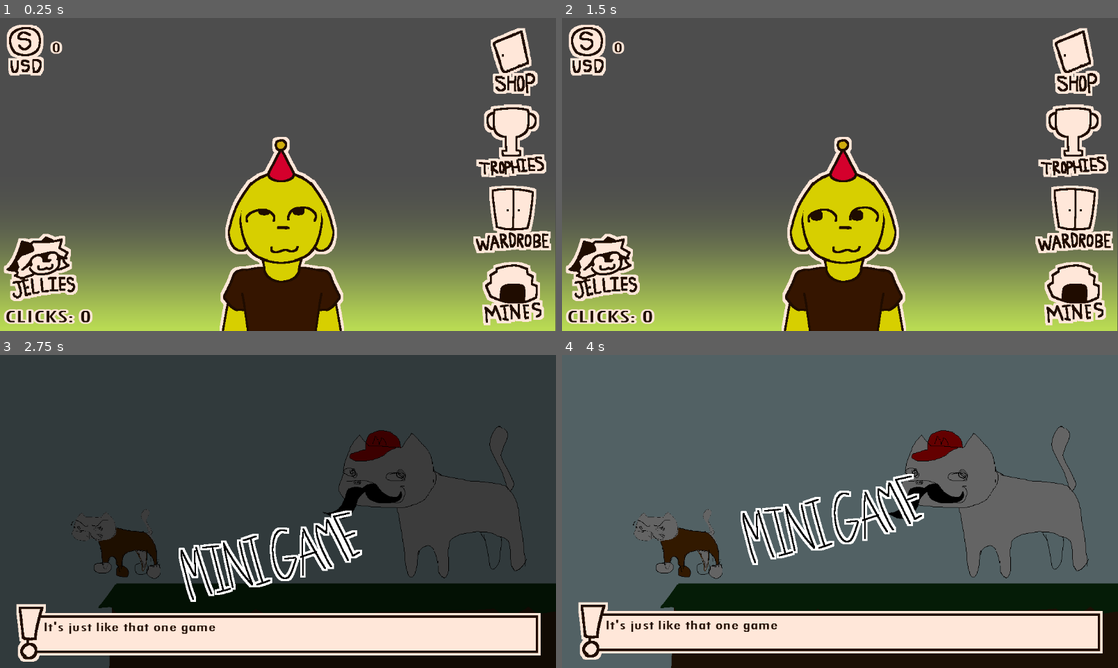
Above: before the commit, frames 1-4 (two rows, left to right).
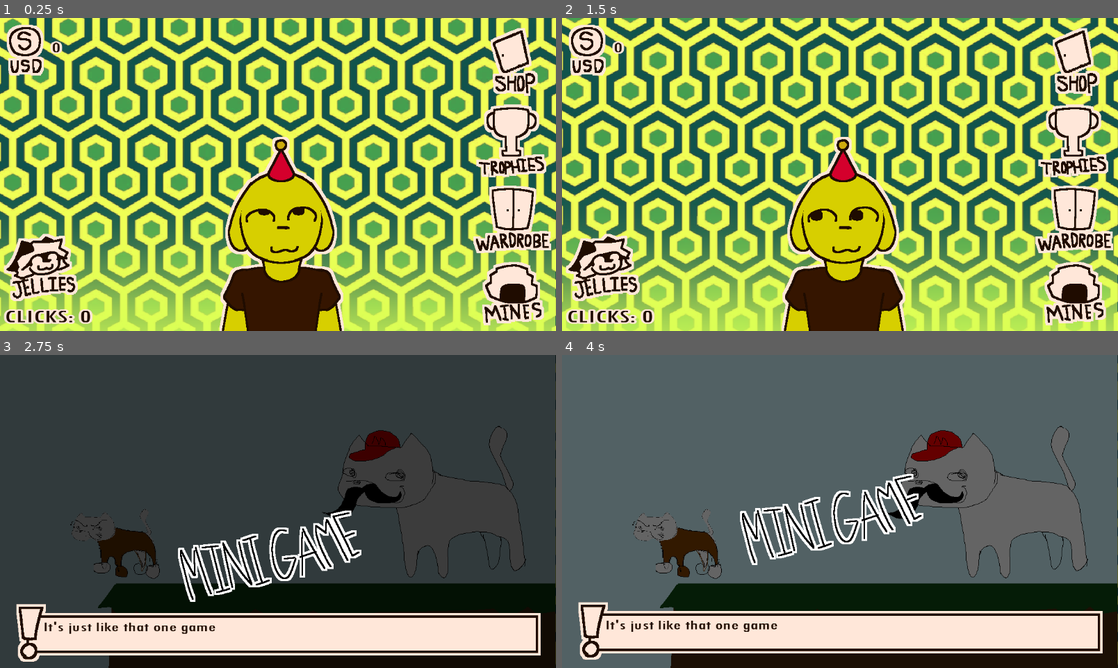
Above: after the commit, the same moments.

Repository: MeltyKelpy/computerShrilow
Game: Godot game, scene res://scenes/tComputer.tscn
Same seed, same stepped clock (60 frames per second), same inputs: the game is played once before the commit and once after it.
Inputs (mouse positions are in pixels of both pictures, inside the frame that each line leads up to):
- Up to frame 1 (0.25 s): no input
- Up to frame 2 (1.5 s): tap Enter (ui_accept) at 0.5, 0.77 s; move the mouse to (962, 158) at 0.52 s; press the mouse at (962, 158) at 0.53 s; hold Right (ui_right) 0.53-1.25 s; release the mouse at (962, 158) at 1.25 s; drag from (728, 190) to (845, 233) at 1.27 s
- Up to frame 3 (2.75 s): move the mouse to (333, 442) at 2.02 s; press the mouse at (333, 442) at 2.03 s; hold Left (ui_left) from 2.03 s (still down); tap E (eventText) at 2.1 s
- Up to frame 4 (4 s): release Left (ui_left) at 2.75 s; release the mouse at (895, 442) at 2.75 s; drag from (812, 574) to (673, 464) at 2.77 s; tap Enter (ui_accept) at 3.5, 3.77 s; move the mouse to (1006, 558) at 3.52 s; press the mouse at (1006, 558) at 3.53 s; hold Right (ui_right) from 3.53 s (still down)

The runs differ from the first frame. In frame 1, 75% of the frame differs, in the area x 0-100%, y 0-100%; in frame 2, 75%; in frame 3, 2.1%; in frame 4, 2.4%.

Commit message:
ILOVE killing people

Diff:
--- a/scenes/tComputer.tscn
+++ b/scenes/tComputer.tscn
@@ -83,6 +83,9 @@
 [sub_resource type="RectangleShape2D" id="RectangleShape2D_c61rj"]
 size = Vector2(1771.75, 44.7499)
 
+[sub_resource type="RectangleShape2D" id="RectangleShape2D_8o1fv"]
+size = Vector2(66.0613, 1156.31)
+
 [sub_resource type="Animation" id="Animation_5fubl"]
 length = 0.001
 tracks/0/type = "value"
@@ -815,16 +818,16 @@
 script = ExtResource("1_swrb7")
 
 [node name="ParallaxBackground" type="ParallaxBackground" parent="."]
-offset = Vector2(-852, 320)
+offset = Vector2(400, 320)
 scale = Vector2(1.15, 1.15)
-transform = Transform2D(1.15, 0, 0, 1.15, -852, 320)
-follow_viewport_enabled = true
+transform = Transform2D(1.15, 0, 0, 1.15, 400, 320)
 
 [node name="ParallaxLayer" type="ParallaxLayer" parent="ParallaxBackground"]
-position = Vector2(1033.91, 0)
+position = Vector2(-76.5217, -93.913)
 motion_mirroring = Vector2(600, 557)
 
 [node name="background" type="Sprite2D" parent="ParallaxBackground/ParallaxLayer"]
+position = Vector2(2.6087, 61.7391)
 texture = ExtResource("2_u0da7")
 
 [node name="fade" type="Sprite2D" parent="."]
@@ -1081,6 +1084,16 @@
 scale = Vector2(1, 1)
 shape = SubResource("RectangleShape2D_c61rj")
 
+[node name="CollisionShape2D3" type="CollisionShape2D" parent="Jelly/StaticBody2D"]
+position = Vector2(266, -523)
+scale = Vector2(1, 1)
+shape = SubResource("RectangleShape2D_c61rj")
+
+[node name="CollisionShape2D2" type="CollisionShape2D" parent="Jelly/StaticBody2D"]
+position = Vector2(1119.03, 28.1563)
+scale = Vector2(1, 1)
+shape = SubResource("RectangleShape2D_8o1fv")
+
 [node name="Control" type="Control" parent="Jelly"]
 custom_minimum_size = Vector2(3000, 648)
 layout_direction = 3
--- a/scenes/t_computer.gd
+++ b/scenes/t_computer.gd
@@ -6,6 +6,8 @@
 var held_object = false
 var cameraMoveDir = "center"
 var area = "notJellies"
+var returnPosCamX = 0
+var returnPosCamY = 0
 
 var cacapoopyGOD = preload("res://technical/MelaniesItem.tscn")
 
@@ -166,8 +168,10 @@
 	caca2.warn(Events.eventList[numberPicked]["WarningMessage"])
 	if Events.eventList[numberPicked]["Type"] == "Minigame":
 		get_tree().paused = true
-		caca.position.x = $Camera2D.position.x - 576
-		caca.position.y = $Camera2D.position.y - 324
+		returnPosCamX = $Camera2D.position.x
+		returnPosCamY = $Camera2D.position.y
+		$Camera2D.position.x = 577
+		$Camera2D.position.y = 324
 		caca.reparent($/root)
 	if Events.eventList[numberPicked]["Type"] == "Generic":
 		caca.reparent($ShrilowScreen)
--- a/technical/events/mario.gd
+++ b/technical/events/mario.gd
@@ -5,6 +5,8 @@
 func _ready() -> void:
 	Events.justMinigames[0]["Played?"] = true
 	$AnimationPlayer.play("pop")
+	$/root/computerShrilow/Jelly/StaticBody2D/CollisionShape2D.disabled = true
+	$/root/computerShrilow/Jelly/StaticBody2D/CollisionShape2D2.disabled = true
 
 func _introOver():
 	$catmario.movingEnabled()
@@ -29,6 +31,8 @@
 		$AnimationPlayer.play("title")
 
 func _endEvent():
+	$/root/computerShrilow/Jelly/StaticBody2D/CollisionShape2D.disabled = false
+	$/root/computerShrilow/Jelly/StaticBody2D/CollisionShape2D2.disabled = false
 	var money = 150
 	var _money2 = ItemValues.maxMoney * 0.1
 	money = money #+ money2
--- a/technical/results_screen_minigame.gd
+++ b/technical/results_screen_minigame.gd
@@ -92,6 +92,10 @@
 	countingMoney = true
 
 func allowExit():
+	$/root/computerShrilow/Camera2D.position.x = $/root/computerShrilow.returnPosCamX
+	$/root/computerShrilow/Camera2D.position.y = $/root/computerShrilow.returnPosCamY
+	position.x = $/root/computerShrilow.returnPosCamX - 576
+	position.y = $/root/computerShrilow.returnPosCamY - 324
 	if resultt == "LOSE.":
 		countingMoney = false
 		allowExiting = true
Not shown: 1 places in scenes/tComputer.tscn that only renumber resources
